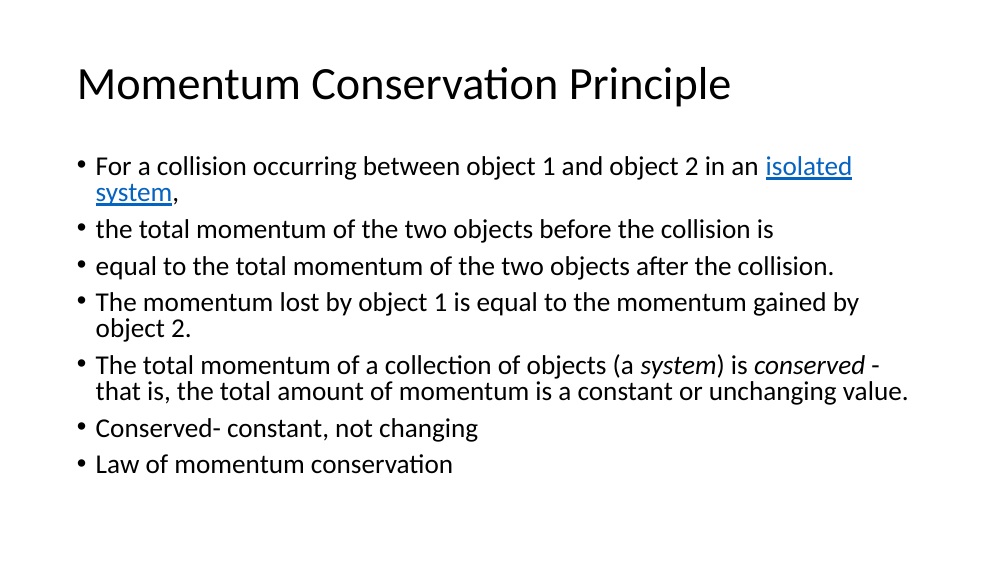
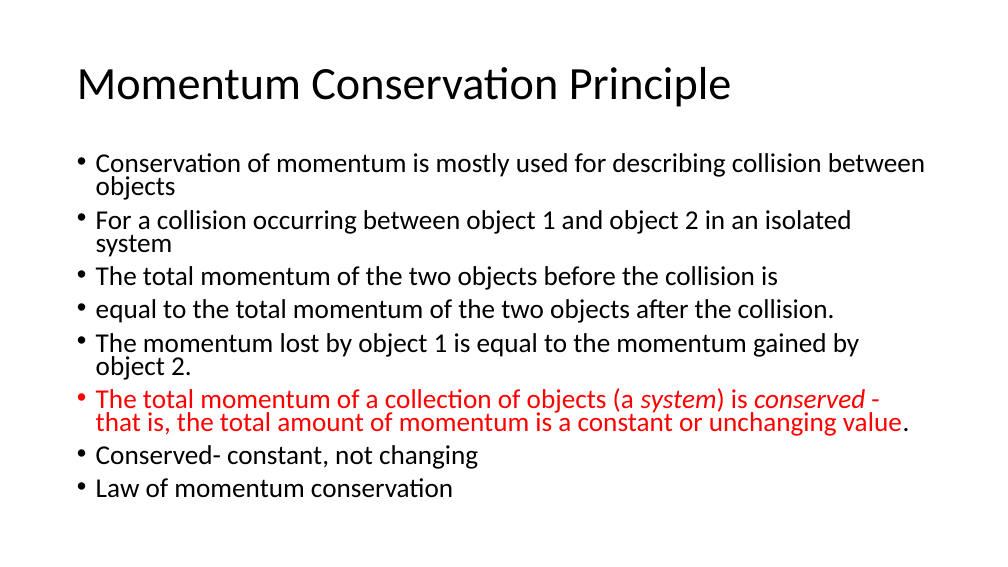
Before and after one commit to acsabai/acsabai.github.io, a slide deck: slide 8 of classes/Physics9ab/downloads/Momentum.pptx (slide 6 before the commit). Drawn at 1008x567 pixels with LibreOffice and Linux fonts; fonts in the diff are those of the drawing. Boxes give left, top, right and bottom in pixels: in the first picture for what was removed or moved away, otherwise in the second. Text is boxed around its words. In the diff, an @@ line names an element or a change of style, - is before the commit and + after.

```diff
--- a/classes/Physics9ab/downloads/Momentum.pptx
+++ b/classes/Physics9ab/downloads/Momentum.pptx
@@ text at box(96, 153, 925, 290): text changed @@
-• For a collision occurring between object 1 and object 2 in an isolated system,
-• the total momentum of the two objects before the collision is
+• Conservation of momentum is mostly used for describing collision between objects
+• For a collision occurring between object 1 and object 2 in an isolated system
+• The total momentum of the two objects before the collision is
@@ text at box(96, 299, 910, 498): text colour #000000 to #FF0000 in "The total momentum of a collection of ..."; line spacing 0.8 to 0.7 @@
```
Also in this commit, not shown: 8 slides added, 2 slides removed.
